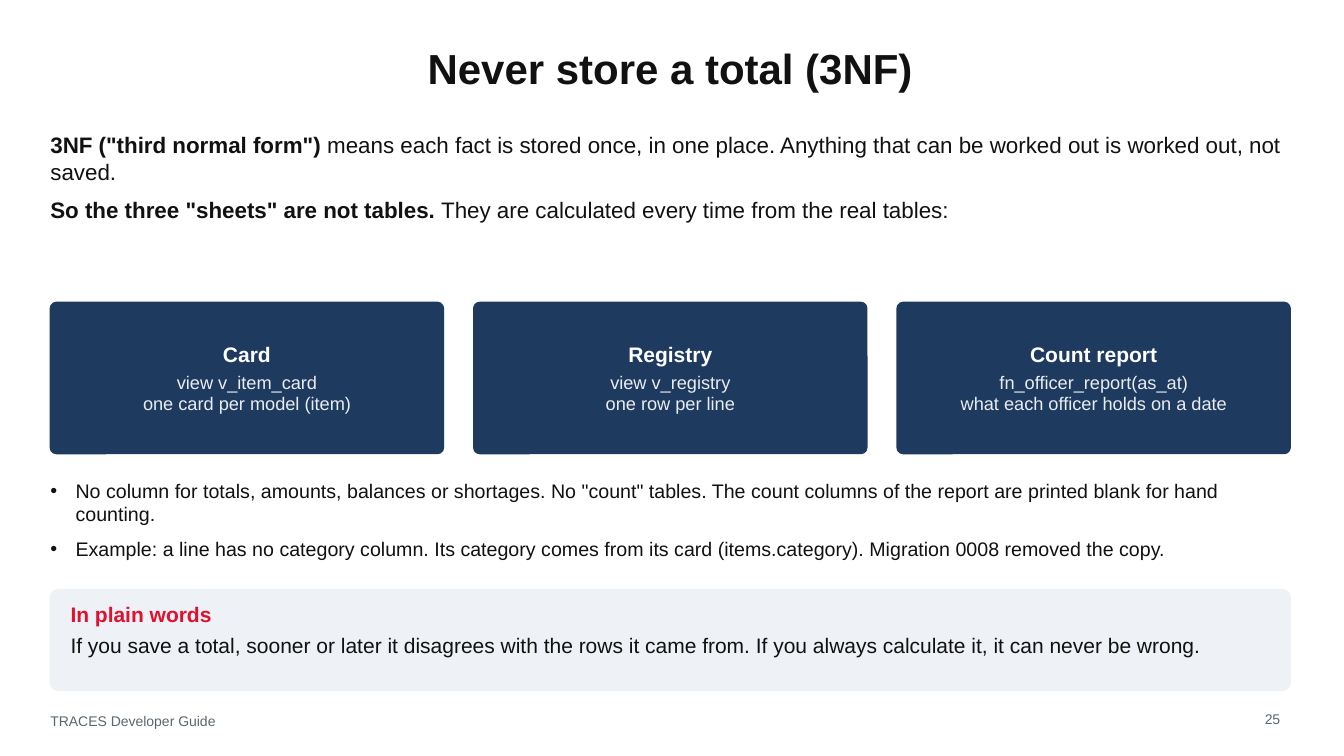
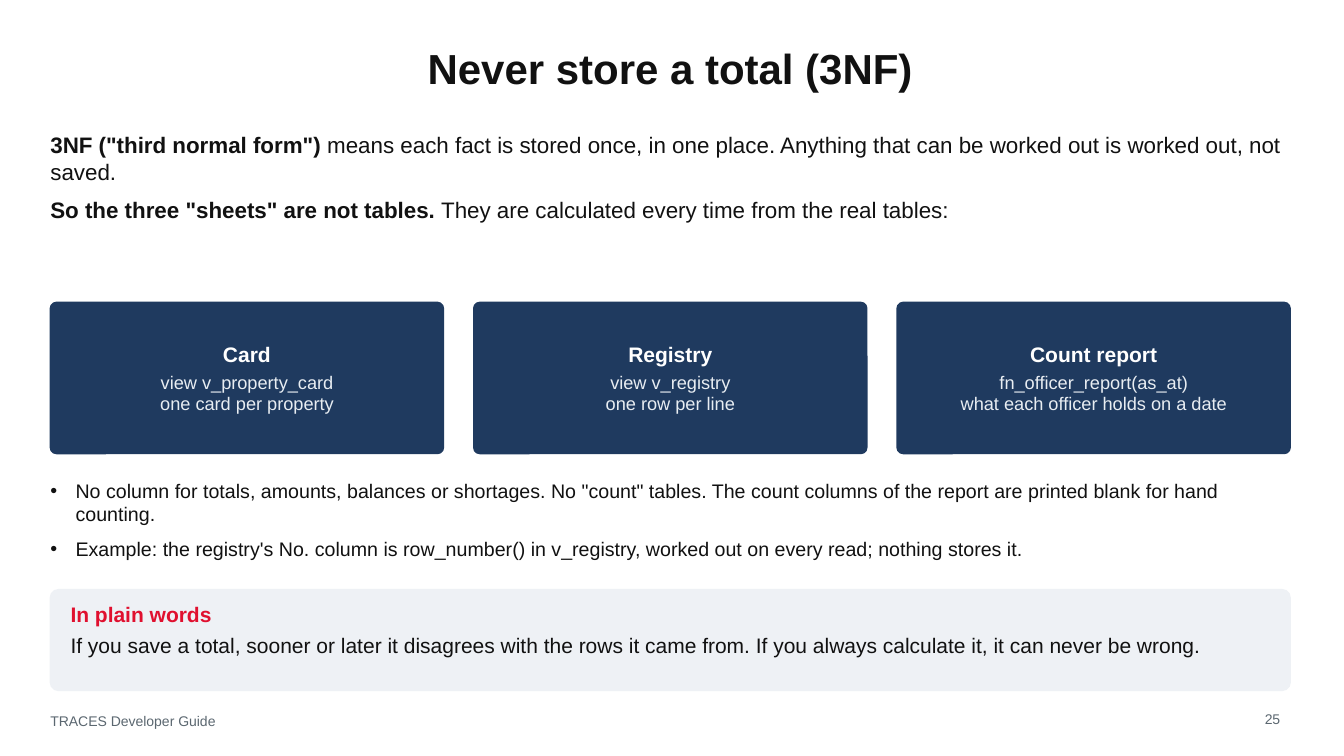
Before and after one commit to joww-seph/traces, a slide deck: slide 25 of docs/TRACES-Developer-Guide.pptx. Drawn at 1344x756 pixels with LibreOffice and Linux fonts; fonts in the diff are those of the drawing. Boxes give left, top, right and bottom in pixels: in the first picture for what was removed or moved away, otherwise in the second. Text is boxed around its words. In the diff, an @@ line names an element or a change of style, - is before the commit and + after.

```diff
--- a/docs/TRACES-Developer-Guide.pptx
+++ b/docs/TRACES-Developer-Guide.pptx
@@ text at box(160, 376, 334, 414): text changed @@
-view v_item_card
-one card per model (item)
+view v_property_card
+one card per property
@@ text at box(76, 541, 1022, 560): text changed @@
-• Example: a line has no category column. Its category comes from its card (items.category). Migration 0008 removed the copy.
+• Example: the registry's No. column is row_number() in v_registry, worked out on every read; nothing stores it.
```
Also in this commit, not shown: 9 other slides changed, 6 other files.
